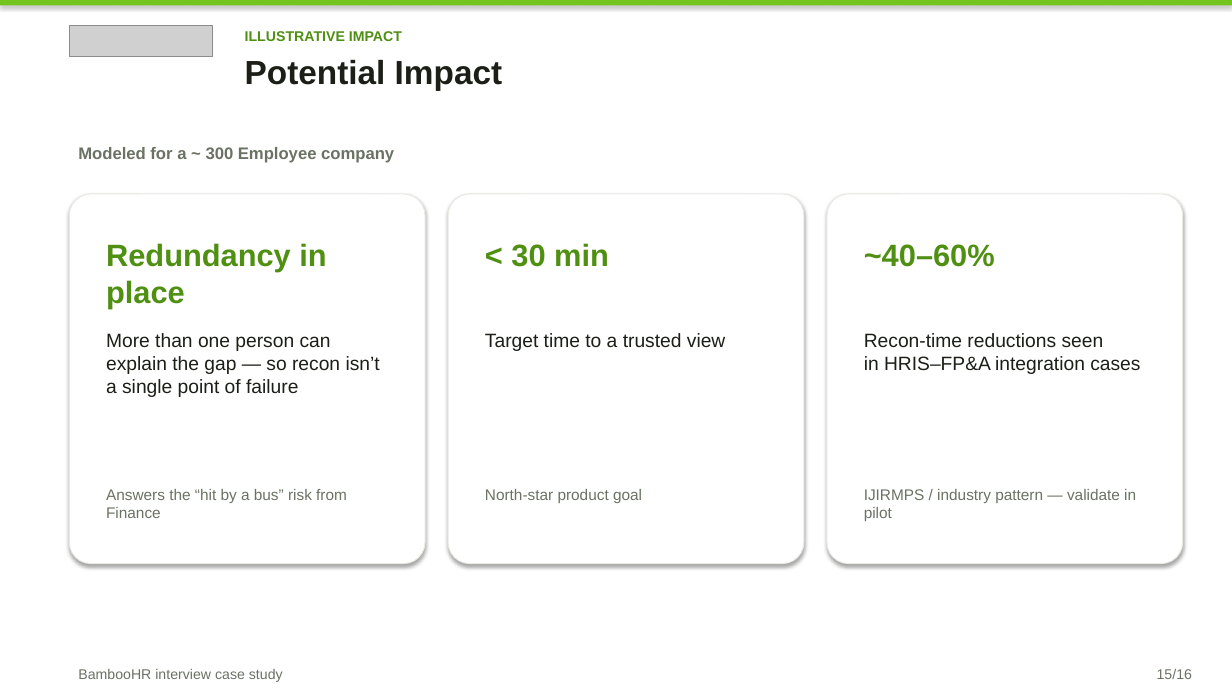
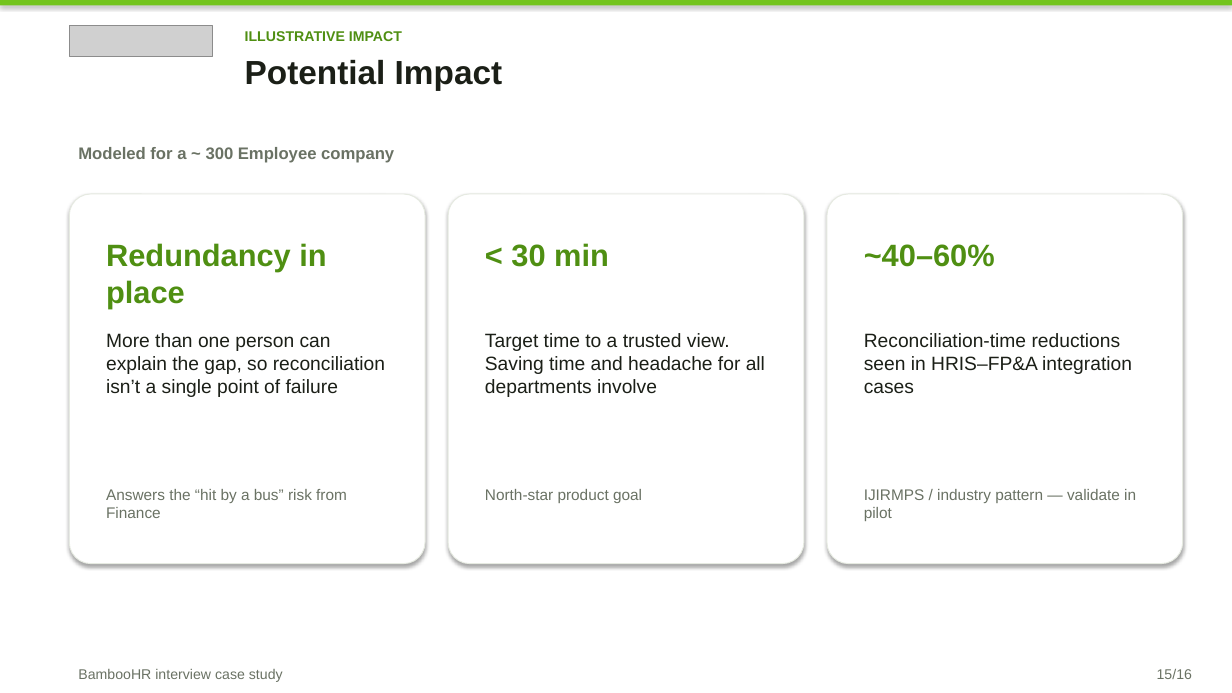
Before and after one commit to Brigdawg/Headcount-Reconciliation, a slide deck: slide 15 of deck/Headcount_Control_Tower_Case_Study.pptx. Drawn at 1232x693 pixels with LibreOffice and Linux fonts; fonts in the diff are those of the drawing; grey boxes stand for pictures. Boxes give left, top, right and bottom in pixels: in the first picture for what was removed or moved away, otherwise in the second. Text is boxed around its words. In the diff, an @@ line names an element or a change of style, - is before the commit and + after.

```diff
--- a/deck/Headcount_Control_Tower_Case_Study.pptx
+++ b/deck/Headcount_Control_Tower_Case_Study.pptx
@@ text at (106, 333, 385, 397): text changed @@
-More than one person can explain the gap — so recon isn’t a single point of failure
+More than one person can explain the gap, so reconciliation isn’t a single point of failure
@@ text at (485, 333, 765, 397): text changed @@
-Target time to a trusted view
+Target time to a trusted view. Saving time and headache for all departments involve
@@ text at (864, 333, 1132, 393): text changed @@
-Recon-time reductions seen
-in HRIS–FP&A integration cases
+Reconciliation-time reductions seen in HRIS–FP&A integration cases
```
Also in this commit, not shown: 8 other slides changed, 1 other file.
